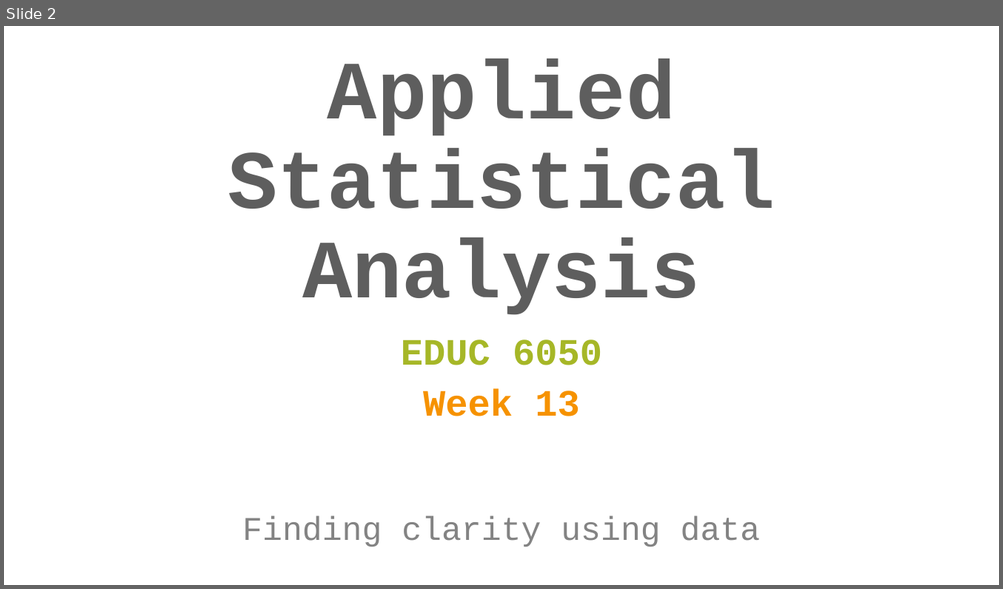
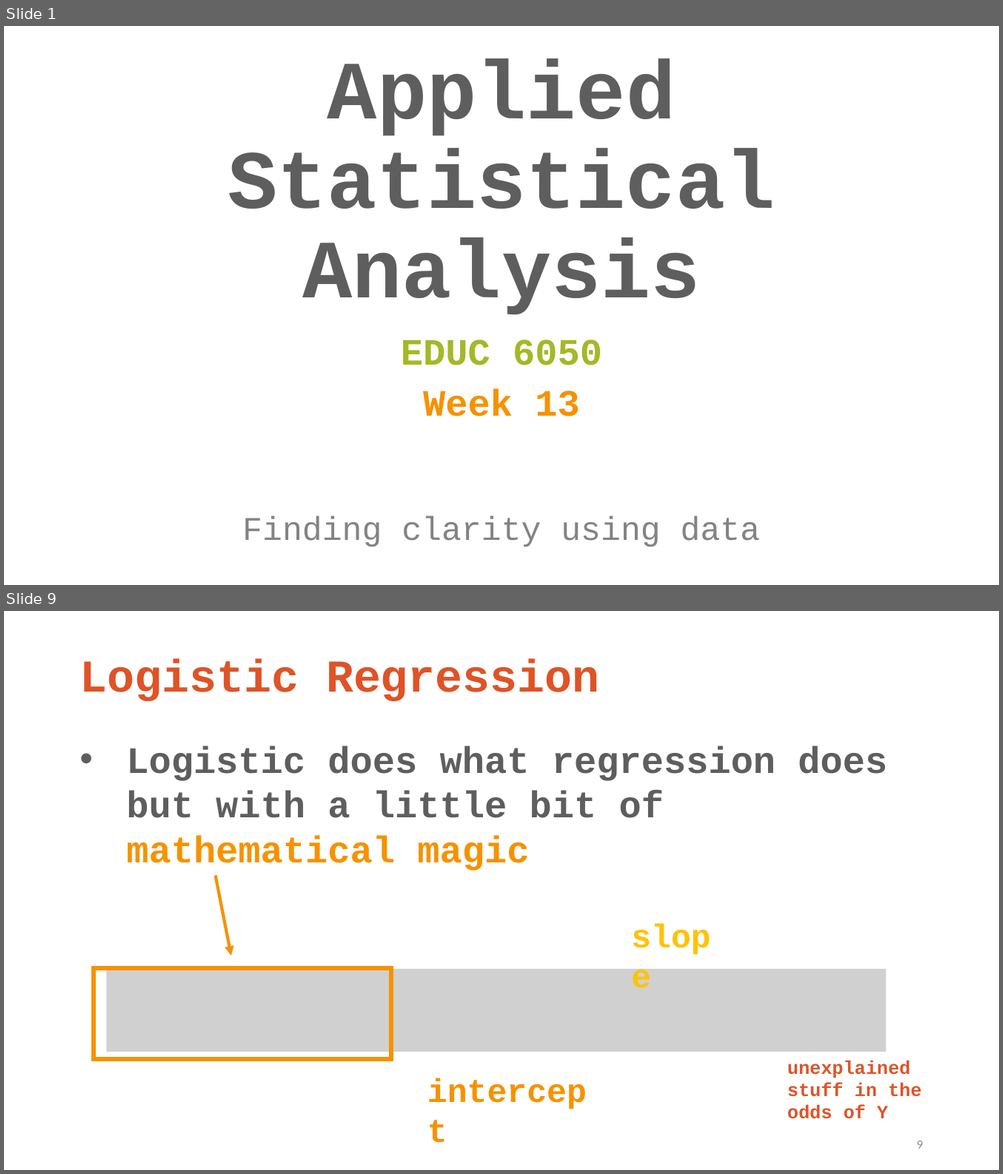
Before and after one commit to TysonStanley/EDU-6050, a slide deck: Slides/13_EDUC_6050_2018.pptx. Shown one above the other, each under a label of ours: slide 2 before the commit, slides 1 and 9 after it; the slides between them are not shown. The pictures are 1003x589 and 1003x1174 pixels, drawn with LibreOffice and Linux fonts; fonts in the diff are those of the drawing; grey boxes stand for pictures. Boxes give left, top, right and bottom in pixels: in the first picture for what was removed or moved away, otherwise in the second. Text is boxed around its words. In the diff, an @@ line names an element or a change of style, - is before the commit and + after.

```diff
--- a/Slides/13_EDUC_6050_2018.pptx
+++ b/Slides/13_EDUC_6050_2018.pptx
@@ slide 9 added at [4,611,999,1170], background #FFFFFF @@
@@ title added at [79,659,600,701], 44 pt, text #DF5327, bold @@
+Logistic Regression
@@ text added at [126,746,887,871], 36 pt, text #5E5E5E, bold @@
+• Logistic does what regression does but with a little bit of mathematical magic
@@ arrow added from (215, 876) to (231, 956), #F69200 3 pt @@
@@ text added at [624,911,731,960], 32 pt, text #FEC306, bold @@
+slope
@@ rectangle added at [94,968,391,1059], outline #F69200 4.5 pt @@
@@ picture added at [106,969,886,1052] @@
@@ text added at [421,1066,602,1114], 32 pt, text #F69200, bold @@
+intercept
@@ text added at [787,1060,921,1119], 18 pt, text #DF5327, bold @@
+unexplained stuff in the odds of Y
@@ page number added at [916,1141,922,1149], 12 pt, text #8C8C8C @@
+9
@@ what was slide 2 is now slide 1 @@
```
Also in this commit, not shown: 48 other slides added, 6 slides removed, 3 other files.
